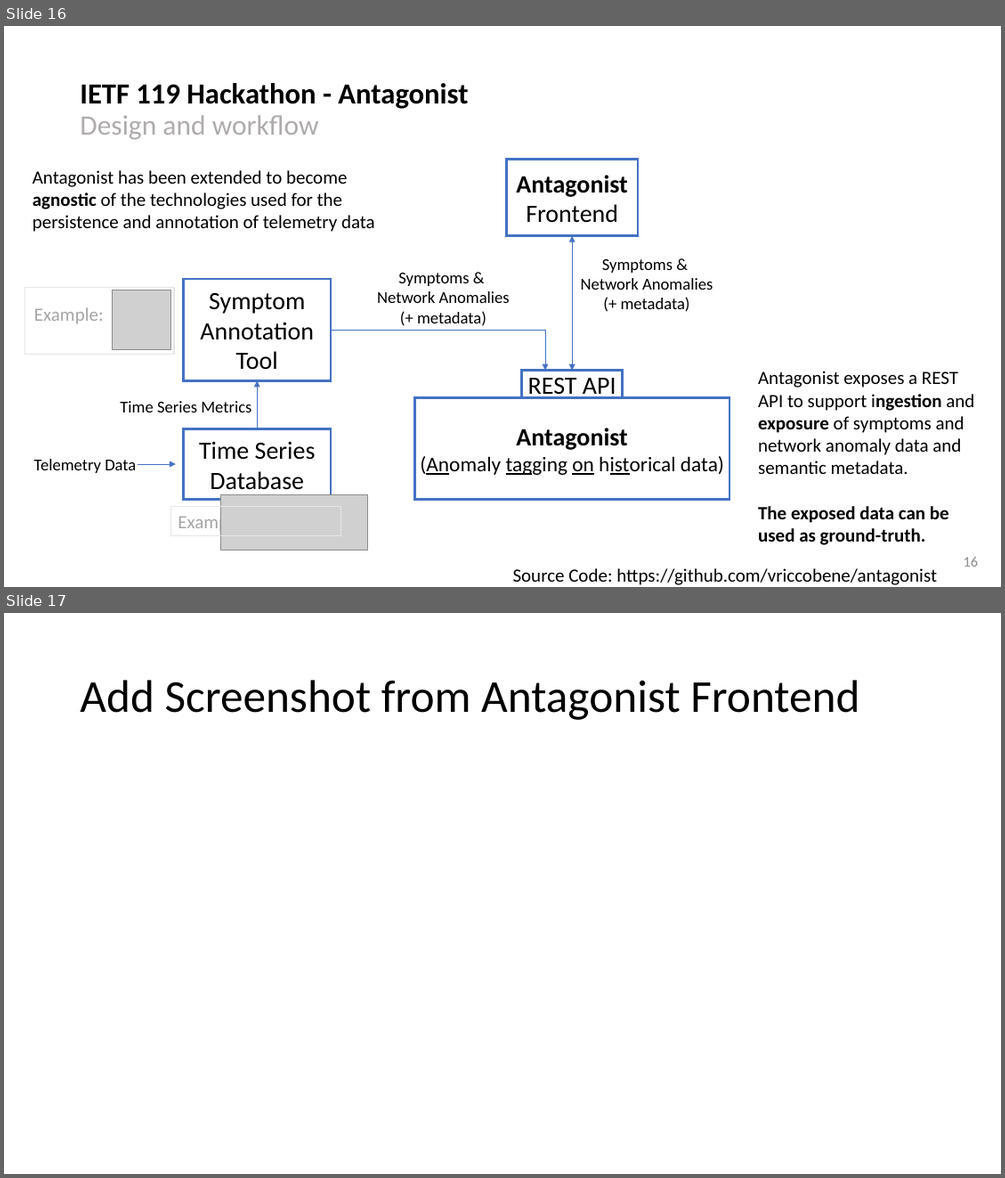
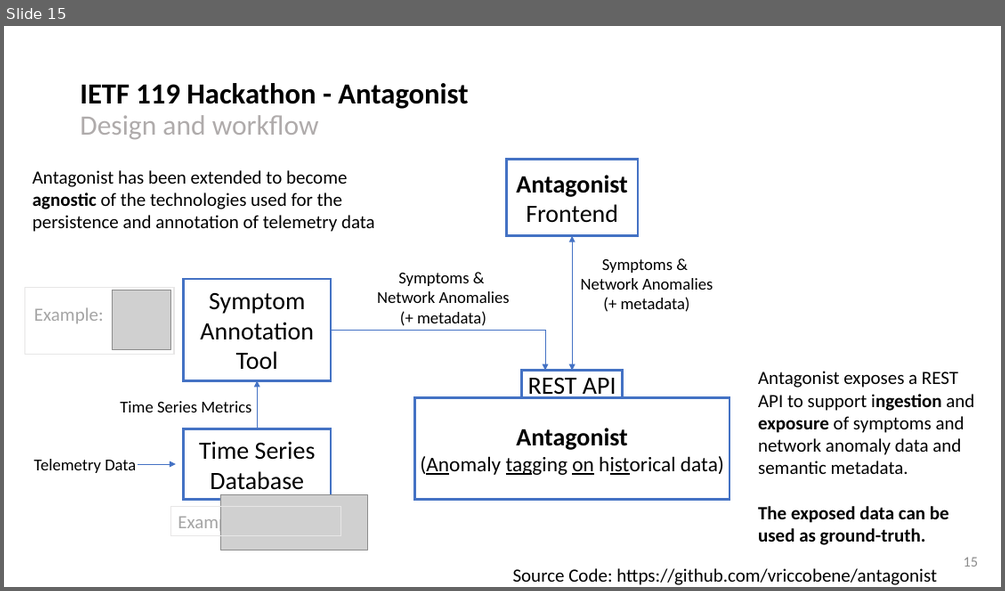
Before and after one commit to network-analytics/ietf-network-analytics-document-status, a slide deck: 119/NMOP/draft-netana-nmop-network-anomaly-semantics-and-lifecycle.pptx. Shown one above the other, each under a label of ours: slides 16 and 17 before the commit, slide 15 after it. The pictures are 1005x1178 and 1005x591 pixels, drawn with LibreOffice and Linux fonts; fonts in the diff are those of the drawing; grey boxes stand for pictures. Boxes give left, top, right and bottom in pixels: in the first picture for what was removed or moved away, otherwise in the second. Text is boxed around its words. In the diff, an @@ line names an element or a change of style, - is before the commit and + after.

```diff
--- a/119/NMOP/draft-netana-nmop-network-anomaly-semantics-and-lifecycle.pptx
+++ b/119/NMOP/draft-netana-nmop-network-anomaly-semantics-and-lifecycle.pptx
@@ slide 17 removed at box(4, 613, 1001, 1174), background #FFFFFF @@
@@ title removed at box(80, 680, 859, 720) @@
-Add Screenshot from Antagonist Frontend
@@ what was slide 16 is now slide 15 @@
@@ page number at box(963, 556, 979, 566): text changed @@
-16
+15
```
Also in this commit, not shown: 7 slides changed, 3 slides added, 1 other file.
